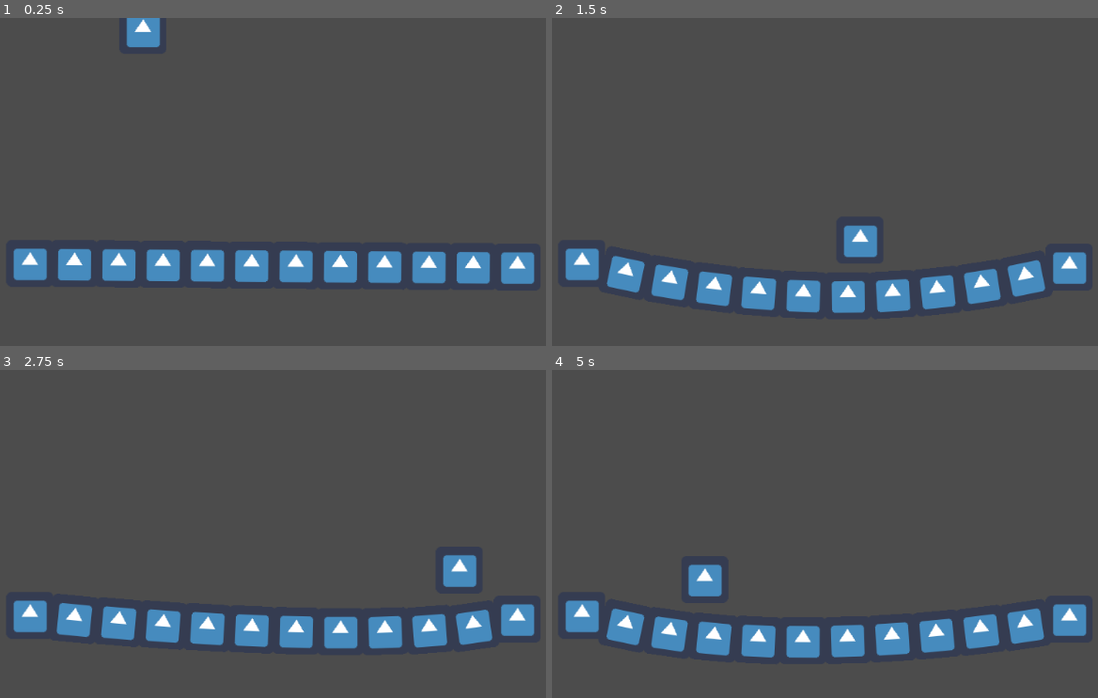
Above: before the commit, frames 1-4 (two rows, left to right).
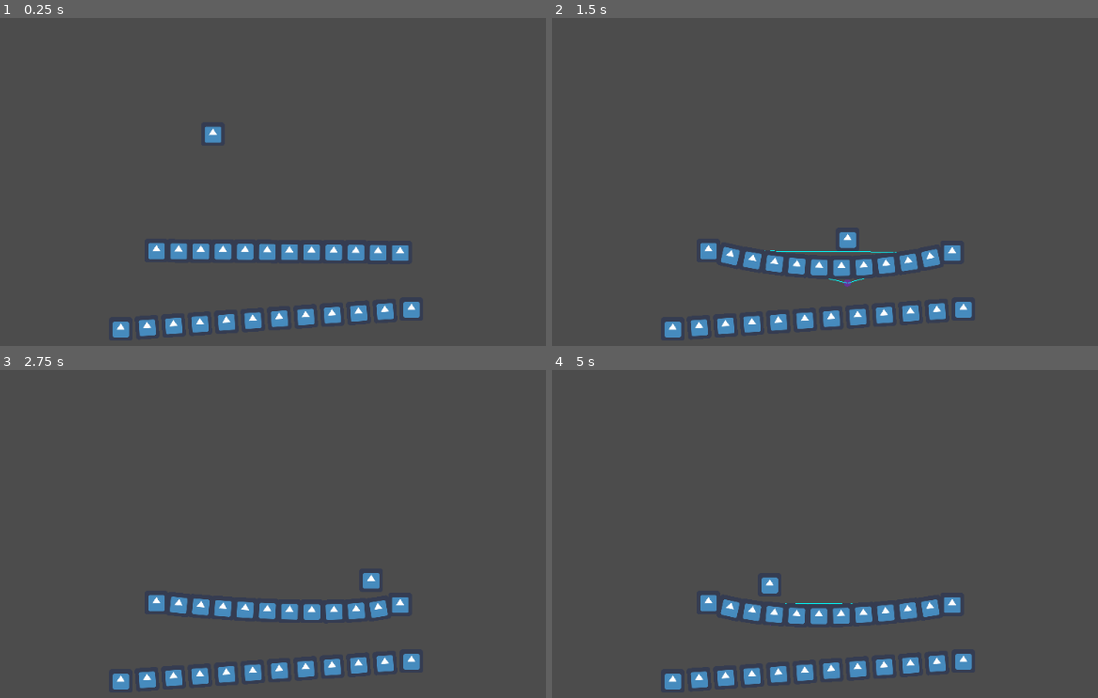
Above: after the commit, the same moments.

Repository: bpodrygajlo/godot-recipes
Game: Godot game, scene res://rope_bridge_2/test_scene.tscn
Same seed, same stepped clock (60 frames per second), same inputs: the game is played once before the commit and once after it. The engine's default icon, where the game draws it, is replaced by a stand-in: a white triangle on a blue panel in a dark square.
Inputs (mouse positions are in pixels of both pictures, inside the frame that each line leads up to):
- Up to frame 1 (0.25 s): no input
- Up to frame 2 (1.5 s): tap Enter (ui_accept) at 0.5, 0.77 s; move the mouse to (999, 214) at 0.52 s; hold Right (ui_right) 0.53-1.28 s; move the mouse to (683, 260) at 1.27 s; hold Down (ui_down) from 1.28 s (still down)
- Up to frame 3 (2.75 s): tap Enter (ui_accept) at 1.52, 2 s; move the mouse to (360, 494) at 2.02 s; release Down (ui_down) at 2.03 s; hold Right (ui_right) from 2.03 s (still down)
- Up to frame 4 (5 s): move the mouse to (797, 678) at 2.77 s; release Right (ui_right) at 2.78 s; hold Up (ui_up) 2.78-3.53 s; tap Enter (ui_accept) at 3.02, 3.77, 4.52 s; move the mouse to (1059, 655) at 3.52 s; hold Left (ui_left) from 3.53 s (still down); move the mouse to (606, 524) at 4.27 s

The runs differ from the first frame. In frame 1, 10% of the frame differs, in the area x 2-98%, y 0-98%; in frame 2, 11%; in frame 3, 11%; in frame 4, 12%, in the area x 2-98%, y 59-98%.

Commit message:
Fix bending of angled bridges
Fixed bending of angled bridges by correctly calculating second quadratic bezier point position.
Added some optimizations focusing on calculation avoidance - bridge will now avoid recalculate its shape unless it needs to.

Diff:
--- a/rope_bridge_2/bridge.gd
+++ b/rope_bridge_2/bridge.gd
@@ -85,23 +85,29 @@
 				pos += normal * segment_length
 		else:
 			p0 = $sprites.position
-			p2 = to_local(anchor.position)
-			var normal = (p2 - p0).normalized()
+			p2 = to_local(anchor.global_position)
+			var normal = p0.direction_to(p2)
 			var length = (p2 - p0).length()
 			var center = normal * length / 2
 
 			# limit the bend on the edges and increase it in the center
 			var dist_factor = 0.0
-			var dist_from_center = (bend_pos * normal - center).length()
+			var dist_from_center = ((bend_pos.x - p0.x) * normal - center).length()
 			if dist_from_center/(length/2) < edge_bend_cutoff:
 				dist_factor = range_lerp(dist_from_center, 0, length/2, 1, edge_bend_factor)
 				dist_factor = max(0, dist_factor)
 
-			p1 = bend_pos * normal + Vector2.DOWN * bend_factor * dist_factor
+			p1 = (bend_pos.x - p0.x) * normal + Vector2.DOWN * bend_factor * dist_factor
+
 			if debug:
 				update()
 
-			var nr_of_segments = 50
+			# This determines the amount of bezier segments to calculate and has
+			# big impact on perfromacne
+			# The bridge doesnt look good with little segments (tested with 5 and 10)
+			# TODO: either optimize this further or fix the display issue when there is
+			# few segments
+			var nr_of_segments = 15
 			var sprite_count = $sprites.get_child_count()
 			var segments = Bezier.quadratic_segments(p0, p1, p2, nr_of_segments)
 			var segment_length = segments[segments.size() - 1]["length"] / (sprite_count - 1)
@@ -128,8 +134,12 @@
 	_update_rotation()
 
 
+var time_since_last_bend = 0
 func _physics_process(delta):
-	if bend_pos == null:
+	# Avoid recalculating the polygon if the bridge has already returned to its
+	# rest position. Assumption here is that it woudn't take more than 2 seconds
+	if bend_pos == null and time_since_last_bend < 2:
+		time_since_last_bend += delta
 		update_bridge()
 		update_polygon()
 
@@ -149,9 +159,13 @@
 
 var bend_pos = null
 func bend(pos : Vector2):
-	bend_pos = to_local(pos)
-	update_bridge()
-	update_polygon()
+	var new_bend_pos = to_local(pos)
+	# Do not recalculate the polygon if the bend position is close to the previous bend position
+	if bend_pos == null or abs(new_bend_pos.x - bend_pos.x) > 1:
+		time_since_last_bend = 0
+		bend_pos = new_bend_pos
+		update_bridge()
+		update_polygon()
 
 func clear_bend():
 	bend_pos = null
@@ -161,6 +175,9 @@
 		draw_circle(p0, 10, Color.rebeccapurple)
 		draw_circle(p1, 10, Color.rebeccapurple)
 		draw_circle(p2, 10, Color.rebeccapurple)
+		draw_line(p0, p2, Color.aqua)
+		draw_line(p0, p1, Color.aqua)
+		draw_line(p2, p1, Color.aqua)
 
 func set_debug(_debug):
 	debug = _debug
--- a/rope_bridge_2/test_scene.tscn
+++ b/rope_bridge_2/test_scene.tscn
@@ -14,12 +14,14 @@
 [node name="Camera2D" type="Camera2D" parent="."]
 position = Vector2( 40.7288, 177.376 )
 current = true
+zoom = Vector2( 2, 2 )
 
 [node name="bridge" type="KinematicBody2D" parent="."]
 position = Vector2( -303.835, 211.991 )
 script = ExtResource( 1 )
 bridge_anchor = NodePath("../anchor")
 bend_factor = 100
+debug = true
 
 [node name="sprites" type="Node2D" parent="bridge"]
 script = ExtResource( 3 )
@@ -113,4 +115,93 @@
 [node name="icon" type="Sprite" parent="KinematicBody2D"]
 texture = ExtResource( 2 )
 
+[node name="bridge2" type="KinematicBody2D" parent="."]
+position = Vector2( -401.074, 426.003 )
+script = ExtResource( 1 )
+bridge_anchor = NodePath("../Node2D")
+bend_factor = 100
+edge_bend_cutoff = 0.5
+debug = true
+
+[node name="sprites" type="Node2D" parent="bridge2"]
+script = ExtResource( 3 )
+
+[node name="icon" type="Sprite" parent="bridge2/sprites"]
+texture = ExtResource( 2 )
+script = ExtResource( 4 )
+
+[node name="icon3" type="Sprite" parent="bridge2/sprites"]
+position = Vector2( 71.9853, -4.91965 )
+rotation = 12.4981
+texture = ExtResource( 2 )
+script = ExtResource( 4 )
+
+[node name="icon4" type="Sprite" parent="bridge2/sprites"]
+position = Vector2( 143.971, -9.8393 )
+rotation = 12.4981
+texture = ExtResource( 2 )
+script = ExtResource( 4 )
+
+[node name="icon12" type="Sprite" parent="bridge2/sprites"]
+position = Vector2( 215.956, -14.7589 )
+rotation = 12.4981
+texture = ExtResource( 2 )
+script = ExtResource( 4 )
+
+[node name="icon13" type="Sprite" parent="bridge2/sprites"]
+position = Vector2( 287.941, -19.6786 )
+rotation = 12.4981
+texture = ExtResource( 2 )
+script = ExtResource( 4 )
+
+[node name="icon15" type="Sprite" parent="bridge2/sprites"]
+position = Vector2( 359.926, -24.5982 )
+rotation = 12.4981
+texture = ExtResource( 2 )
+script = ExtResource( 4 )
+
+[node name="icon14" type="Sprite" parent="bridge2/sprites"]
+position = Vector2( 431.912, -29.5179 )
+rotation = 12.4981
+texture = ExtResource( 2 )
+script = ExtResource( 4 )
+
+[node name="icon9" type="Sprite" parent="bridge2/sprites"]
+position = Vector2( 503.897, -34.4376 )
+rotation = 6.21495
+texture = ExtResource( 2 )
+script = ExtResource( 4 )
+
+[node name="icon16" type="Sprite" parent="bridge2/sprites"]
+position = Vector2( 575.882, -39.3572 )
+rotation = -0.0682364
+texture = ExtResource( 2 )
+script = ExtResource( 4 )
+
+[node name="icon2" type="Sprite" parent="bridge2/sprites"]
+position = Vector2( 647.867, -44.2768 )
+rotation = -0.0682363
+texture = ExtResource( 2 )
+script = ExtResource( 4 )
+
+[node name="icon5" type="Sprite" parent="bridge2/sprites"]
+position = Vector2( 719.853, -49.1965 )
+rotation = -0.0682363
+texture = ExtResource( 2 )
+script = ExtResource( 4 )
+
+[node name="icon6" type="Sprite" parent="bridge2/sprites"]
+position = Vector2( 791.838, -54.1161 )
+texture = ExtResource( 2 )
+script = ExtResource( 4 )
+
+[node name="CollisionPolygon2D" type="CollisionPolygon2D" parent="bridge2"]
+polygon = PoolVector2Array( 0, 0, 71.9853, -4.91965, 143.971, -9.8393, 215.956, -14.7589, 287.941, -19.6786, 359.926, -24.5982, 431.912, -29.5179, 503.897, -34.4376, 575.882, -39.3572, 647.867, -44.2768, 719.853, -49.1965, 791.838, -54.1161, 789.111, -94.0231, 717.125, -89.1034, 645.14, -84.1838, 573.155, -79.2641, 501.17, -74.3445, 429.184, -69.4248, 357.199, -64.5052, 285.214, -59.5855, 213.229, -54.6659, 141.243, -49.7462, 69.2579, -44.8266, -2.72734, -39.9069 )
+one_way_collision = true
+one_way_collision_margin = 27.1
+
+[node name="Node2D" type="Node2D" parent="."]
+position = Vector2( 390.764, 371.886 )
+
 [connection signal="update_bridge" from="bridge/sprites" to="bridge" method="_on_sprites_update_bridge"]
+[connection signal="update_bridge" from="bridge2/sprites" to="bridge2" method="_on_sprites_update_bridge"]
